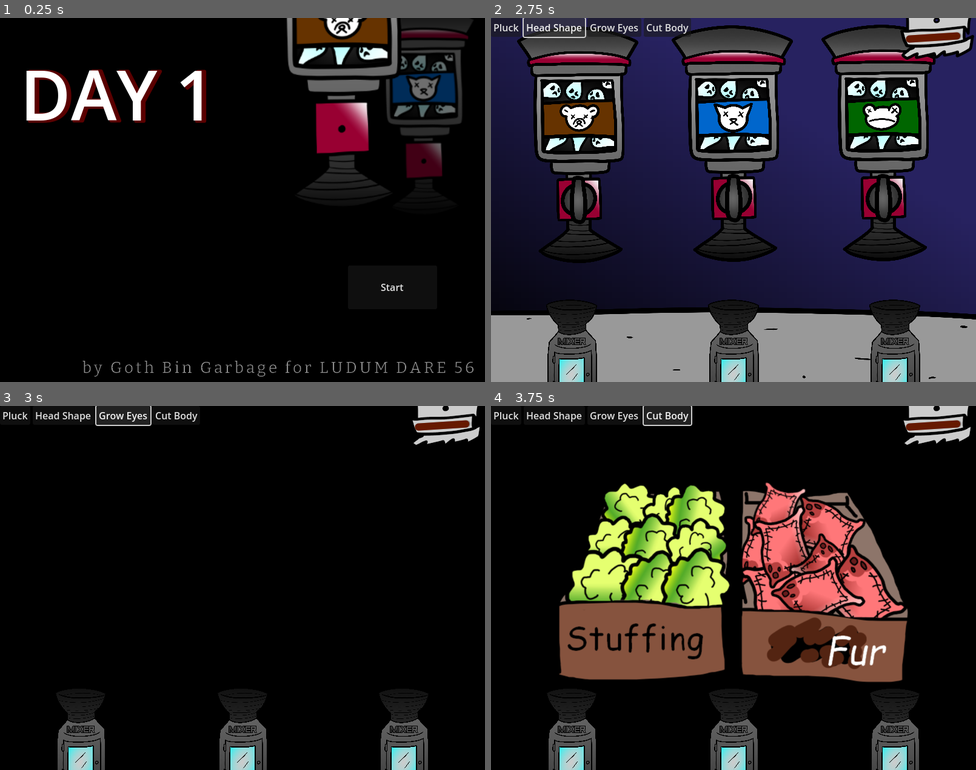
Above: before the commit, frames 1-4 (two rows, left to right).
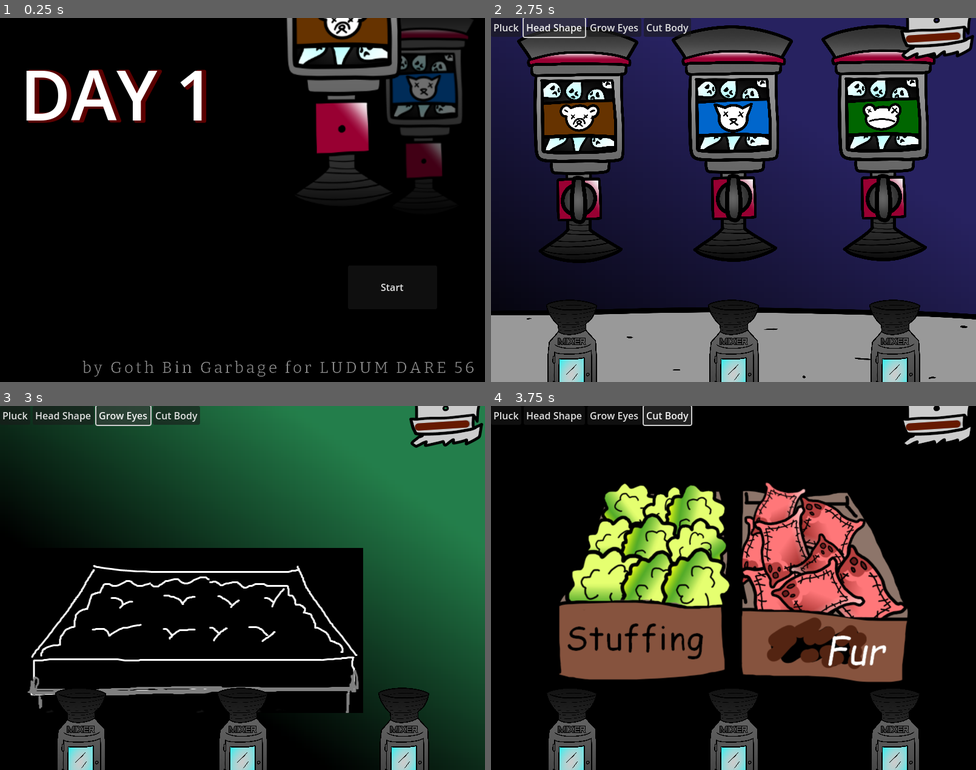
Above: after the commit, the same moments.

Repository: Goth-Bin-Garbage/build_a_dready_bear.swf
Game: Godot game, scene res://main.tscn
The game is run twice, just before and just after one commit, with the same random seed, the same clock (stepped at 60 frames per second) and the same inputs.
Inputs:
- Up to frame 1 (0.25 s): no input
- Up to frame 2 (2.75 s): click "Start" at 0.5 s; click "Pluck" at 1.25 s; click "Head Shape" at 2 s
- Up to frame 3 (3 s): click "Grow Eyes" at 2.75 s
- Up to frame 4 (3.75 s): click "Cut Body" at 3.5 s

Frames 1-2 are identical in both runs. In frame 3, 50% of the frame differs, in the area x 0-100%, y 0-100%; in frame 4, nothing differs.
Error before the commit: Attempt to call function 'instantiate' in base 'null instance' on a null instance. (res://main.gd:41)

Commit message:
positioning

Diff:
--- a/stations/EyeStation.tscn
+++ b/stations/EyeStation.tscn
@@ -1,9 +1,8 @@
-[gd_scene load_steps=8 format=3 uid="uid://j6lysevhmgpd"]
+[gd_scene load_steps=6 format=3 uid="uid://j6lysevhmgpd"]
 
-[ext_resource type="Texture2D" uid="uid://cqjox7e1o3hqt" path="res://sprites/desk.png" id="1_h7ri4"]
 [ext_resource type="PackedScene" uid="uid://d44tf5ky4x23" path="res://music.tscn" id="1_u72si"]
 [ext_resource type="Texture2D" uid="uid://camy5w6j8pap8" path="res://sprites/spr_grow_eyes_placeholder.png" id="2_1llut"]
-[ext_resource type="PackedScene" path="res://stations/station_elements/EyePlantPlot.tscn" id="3_f720y"]
+[ext_resource type="PackedScene" uid="uid://ce7ibreq8f4fh" path="res://stations/station_elements/EyePlantPlot.tscn" id="3_f720y"]
 
 [sub_resource type="Gradient" id="Gradient_tfn0n"]
 offsets = PackedFloat32Array(0.409091, 1)
@@ -21,21 +20,7 @@
 offset_bottom = 600.0
 texture = SubResource("GradientTexture2D_dmpsi")
 
-[node name="Sprite2D" type="Sprite2D" parent="TextureRect"]
-position = Vector2(400, 476)
-scale = Vector2(0.38, 0.38)
-texture = ExtResource("1_h7ri4")
-
 [node name="Music" parent="." instance=ExtResource("1_u72si")]
-
-[node name="EyePacket" parent="." instance=ExtResource("3_l3hae")]
-position = Vector2(673, 185)
-sprite_path = "res://sprites/eyezaleapack.png"
-
-[node name="EyeSeedPacket" parent="." instance=ExtResource("3_l3hae")]
-position = Vector2(704, 358)
-sprite_path = "res://sprites/button_buds.png"
-eye_type = 2
 
 [node name="PlaceholderSprite" type="Sprite2D" parent="."]
 position = Vector2(319, 370)
--- a/ui/mixer.tscn
+++ b/ui/mixer.tscn
@@ -34,6 +34,7 @@
 
 [sub_resource type="SystemFont" id="SystemFont_una77"]
 font_names = PackedStringArray("Comic Sans MS")
+subpixel_positioning = 0
 
 [sub_resource type="LabelSettings" id="LabelSettings_b1fex"]
 font = SubResource("SystemFont_una77")
--- a/ui/order.tscn
+++ b/ui/order.tscn
@@ -14,6 +14,7 @@
 
 [sub_resource type="SystemFont" id="SystemFont_vnrtw"]
 font_names = PackedStringArray("Comic Sans MS")
+subpixel_positioning = 0
 oversampling = 2.0
 
 [sub_resource type="LabelSettings" id="LabelSettings_17jat"]
